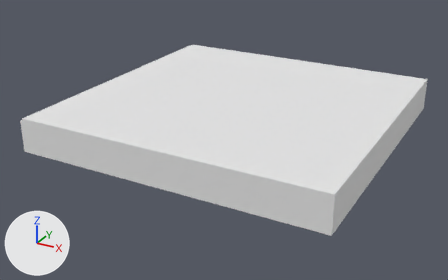
The OBJ model res/models/map.obj: old version first, new version second.
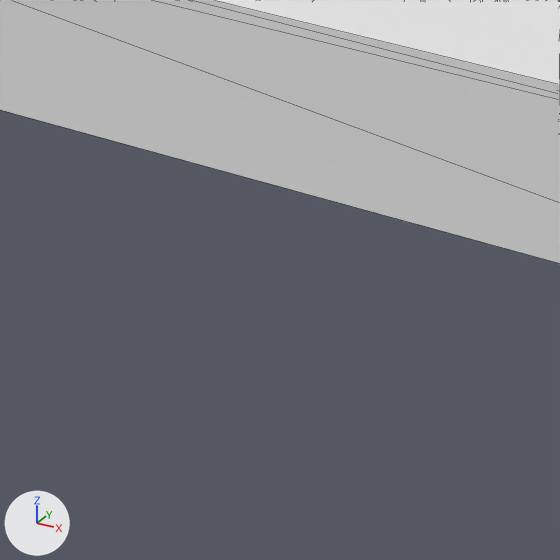
Each version appears first whole from a camera (50 mm lens) standing at (91.0, -273.0, 167.0) and looking at (-109.0, 91.0, -15.0), and next in a close-up on the part from 18% to 44% of the width and 51% to 94% of the height. Every picture has the same lights, and +X, +Y and +Z are marked at lower left. The close-ups show mesh edges as thin lines. Where no turn or scale is listed for an object, it has been applied to the vertices. Vertices at the same position are counted once.

Objects in the first close-up: 'map'.
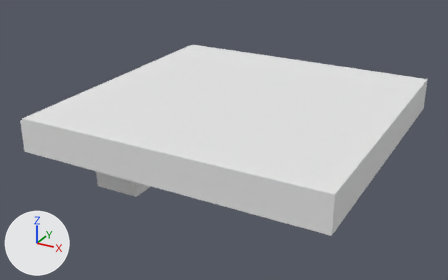
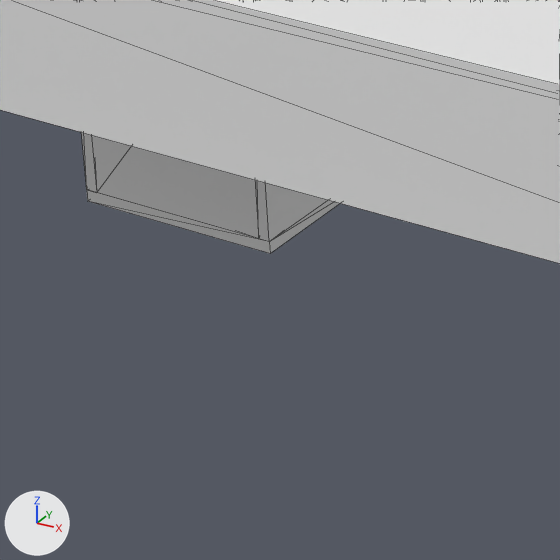
Diff of the bpy script that builds the scene:
```diff
--- a/res/models/map.obj.py
+++ b/res/models/map.obj.py
@@ me_map @@
 # used by ob_map; location = (0.0, 0.0, 0.0)
-me_map.from_pydata(...)  # 511 vertices, 876 faces; spans x -206.0..8.0, y -8.0..202.0, z -6.0..18.0
+me_map.from_pydata(...)  # 627 vertices, 1080 faces; spans x -206.0..8.0, y -8.0..202.0, z -48.0..18.0
+# me_map part 1
+# 8 faces are deleted
+# 34 vertices are added at x -204.0..6.0, y 38.0..71.0, z -48.0..-4.0
+# 10 new vertices lie (0.0, 35.0, 0.0) away from vertices in x -186.0..-152.0, y 38.0, z -48.0..-6.0
+# 104 new faces join them, mat_part641mtl (white #e7e7e7)
 me_map.materials.append(mat_part41mtl)
```

What differs and where, as boxes (x1, y1, x2, y2) in the close-ups (560 x 560 px):
part 1 of me_map, built on
    after: (81, 132, 340, 253)
